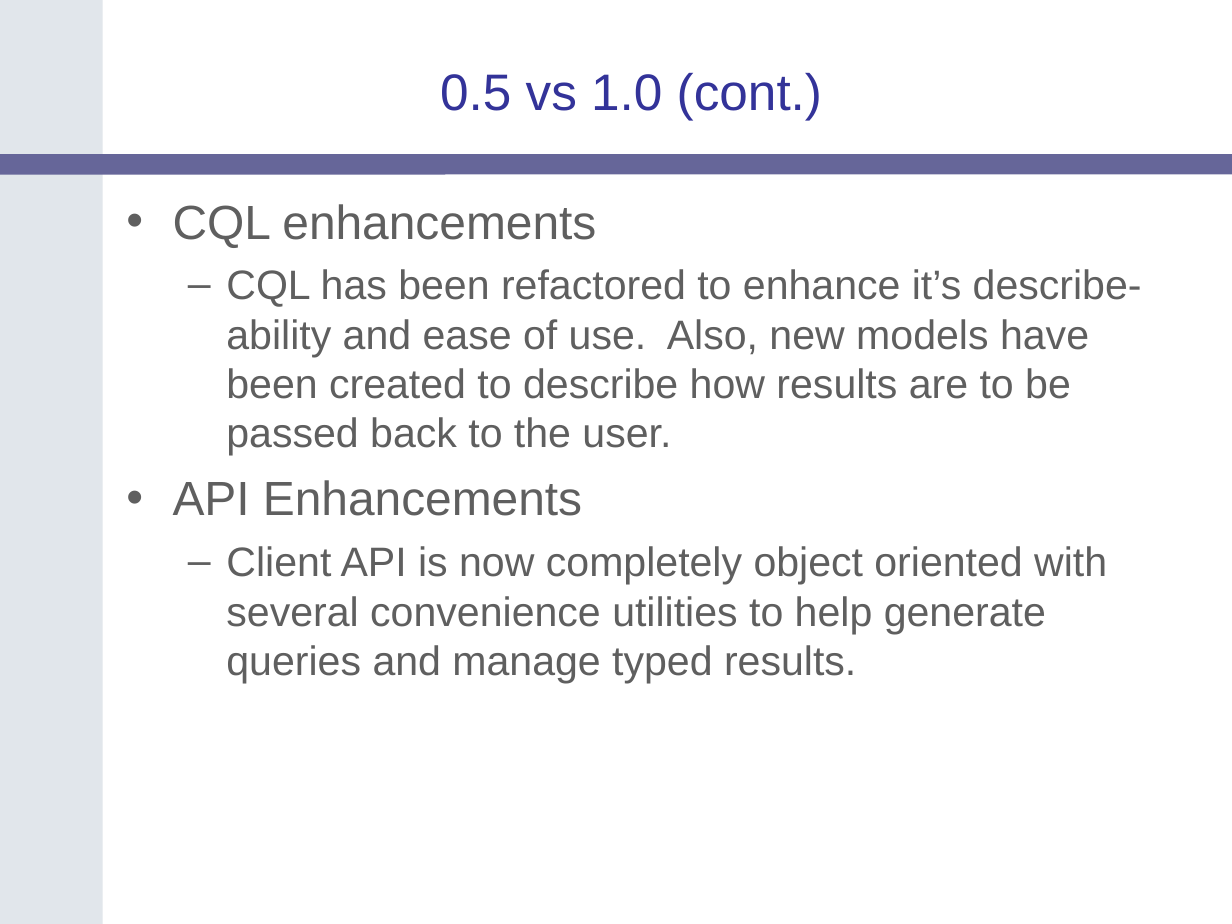
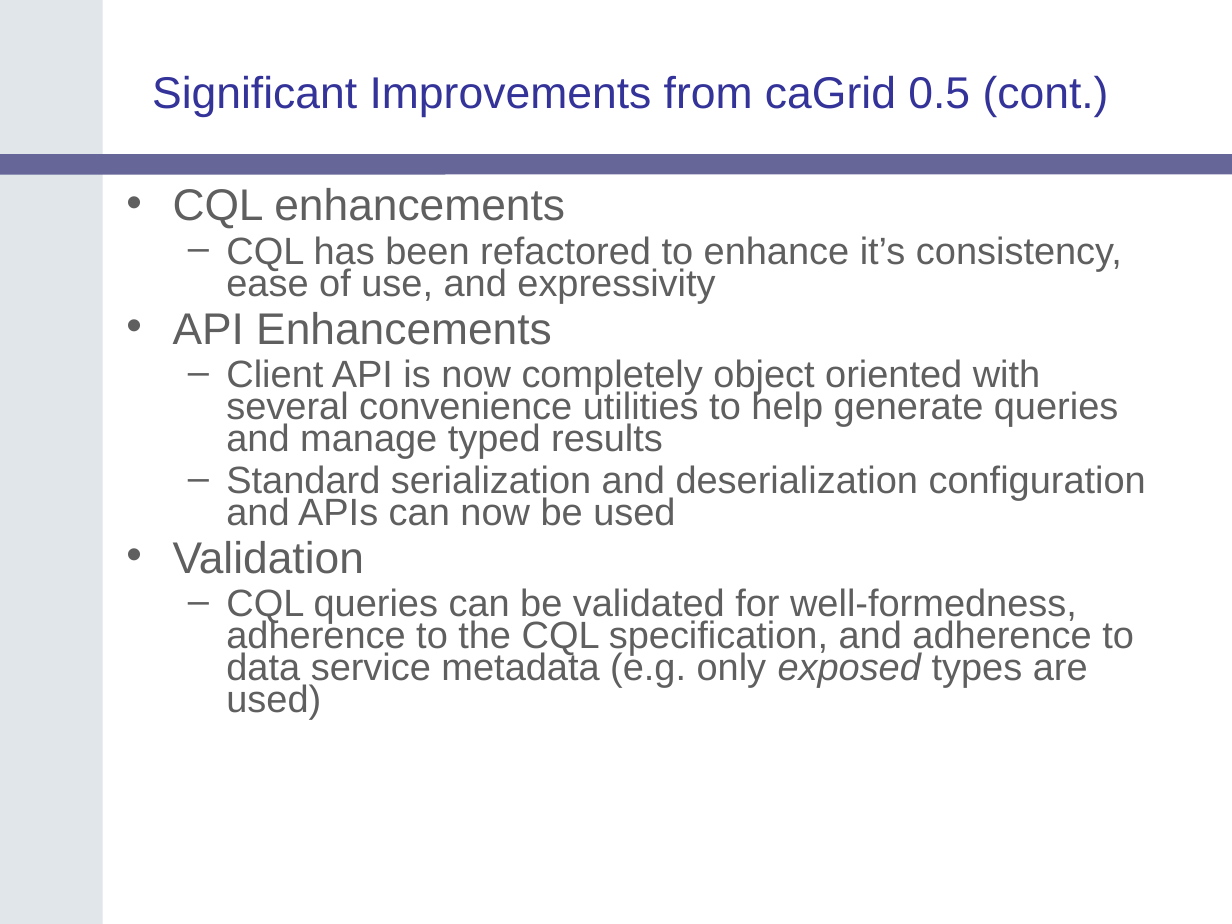
Before and after one commit to NCIP/cagrid-portal, a slide deck: slide 9 of cagrid-1-0/Documentation/presentations/200607_VCDE_ARCH/caGrid-1.0_Beta_Data-Services.ppt (slide 4 before the commit). Drawn at 1232x924 pixels with LibreOffice and Linux fonts; fonts in the diff are those of the drawing; background and template pictures are left out. Boxes give left, top, right and bottom in pixels: in the first picture for what was removed or moved away, otherwise in the second. Text is boxed around its words. In the diff, an @@ line names an element or a change of style, - is before the commit and + after.

```diff
--- a/cagrid-1-0/Documentation/presentations/200607_VCDE_ARCH/caGrid-1.0_Beta_Data-Services.ppt
+++ b/cagrid-1-0/Documentation/presentations/200607_VCDE_ARCH/caGrid-1.0_Beta_Data-Services.ppt
@@ title at bbox=[152, 75, 1109, 117]: text changed; size 30 to 26 pt @@
-0.5 vs 1.0 (cont.)
+Significant Improvements from caGrid 0.5 (cont.)
@@ text at bbox=[173, 188, 565, 345]: size 28 to 25.9 pt in "CQL enhancements", "API Enhancements"; line spacing 1 to 0.7 @@
@@ text at bbox=[226, 236, 1122, 303]: text changed; size 24 to 22.2 pt @@
-  – CQL has been refactored to enhance it’s describe-ability and ease of use. Also, new models have been created to describe how results are to be passed back to the user.
+  – CQL has been refactored to enhance it’s consistency, ease of use, and expressivity
@@ text at bbox=[173, 359, 1146, 719]: text changed; size 24 to 22.2 pt @@
-  – Client API is now completely object oriented with several convenience utilities to help generate queries and manage typed results.
+  – Client API is now completely object oriented with several convenience utilities to help generate queries and manage typed results
+  – Standard serialization and deserialization configuration and APIs can now be used
+• Validation
+  – CQL queries can be validated for well-formedness, adherence to the CQL specification, and adherence to data service metadata (e.g. only exposed types are used)
```
Also in this commit, not shown: 11 other slides changed, 9 slides added, 3 slides removed.
